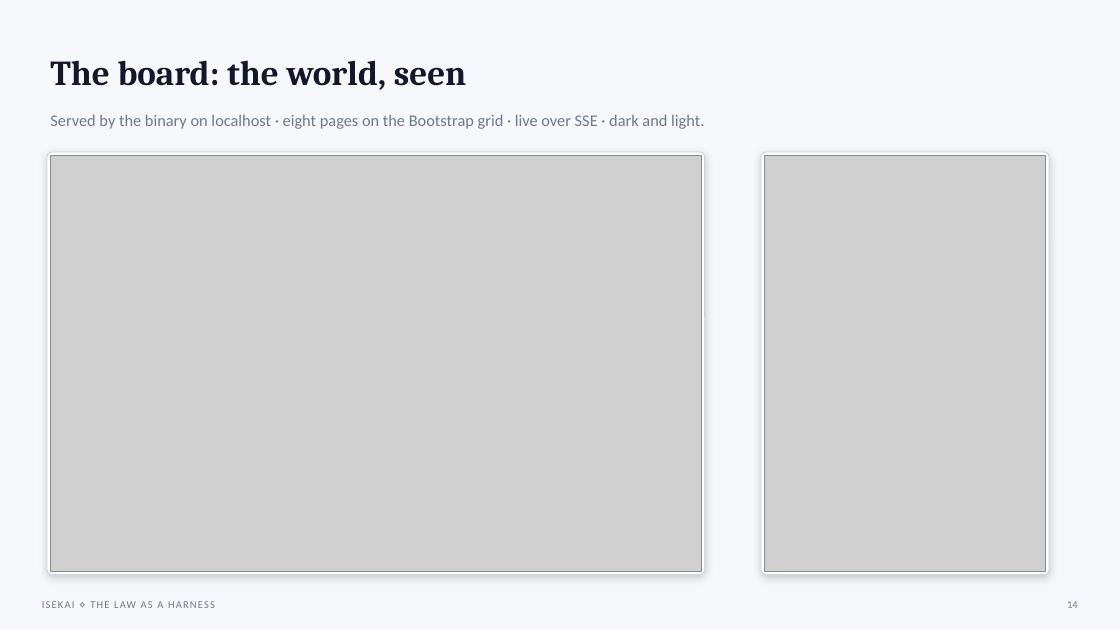
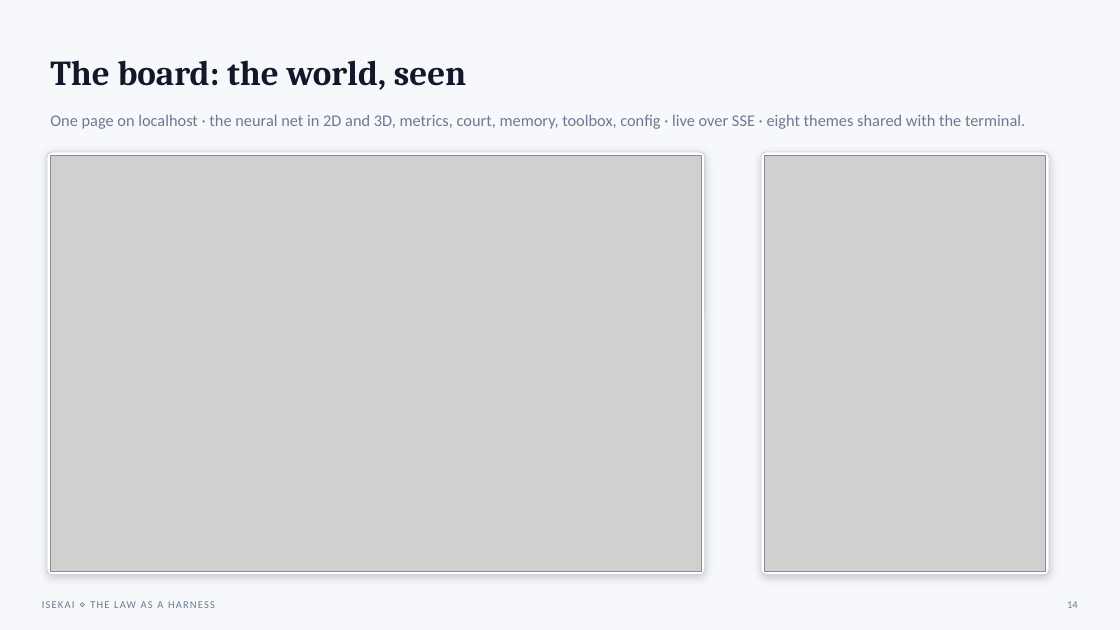
Before and after one commit to Kaginari/isekai, a slide deck: slide 14 of presentations/isekai-binary.pptx. Drawn at 1120x630 pixels with LibreOffice and Linux fonts; fonts in the diff are those of the drawing; grey boxes stand for pictures. Boxes give left, top, right and bottom in pixels: in the first picture for what was removed or moved away, otherwise in the second. Text is boxed around its words. In the diff, an @@ line names an element or a change of style, - is before the commit and + after.

Commit message:
presentations: the decks brought to v0.3.0 — fresh captures, the one-page board, the current CLI and numbers, what v0.2 and v0.3 delivered; the stress-and-value deck in the Slides fonts (Orbitron, Rajdhani, JetBrains Mono); the convention overview maps each tool to its binary command

```diff
--- a/presentations/isekai-binary.pptx
+++ b/presentations/isekai-binary.pptx
@@ text at [50,114,1025,129]: text changed @@
-Served by the binary on localhost · eight pages on the Bootstrap grid · live over SSE · dark and light.
+One page on localhost · the neural net in 2D and 3D, metrics, court, memory, toolbox, config · live over SSE · eight themes shared with the terminal.
```
Also in this commit, not shown: 11 other slides changed, 1 slide added, 1 slide removed, 2 other files.
